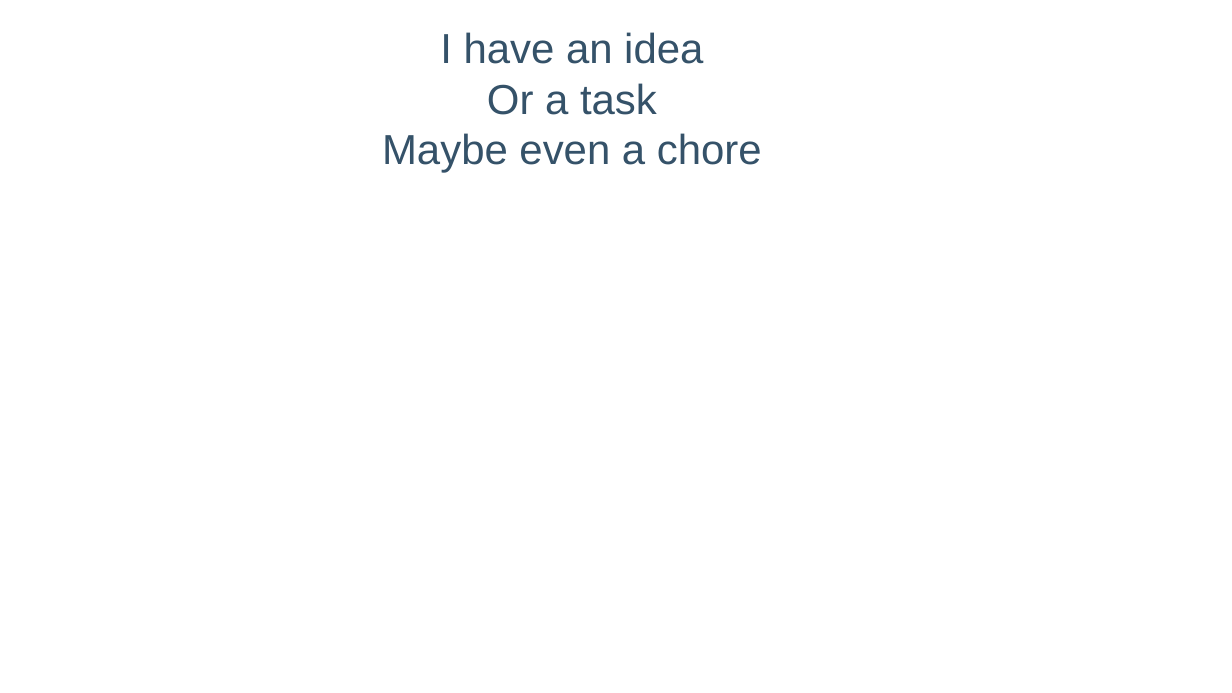
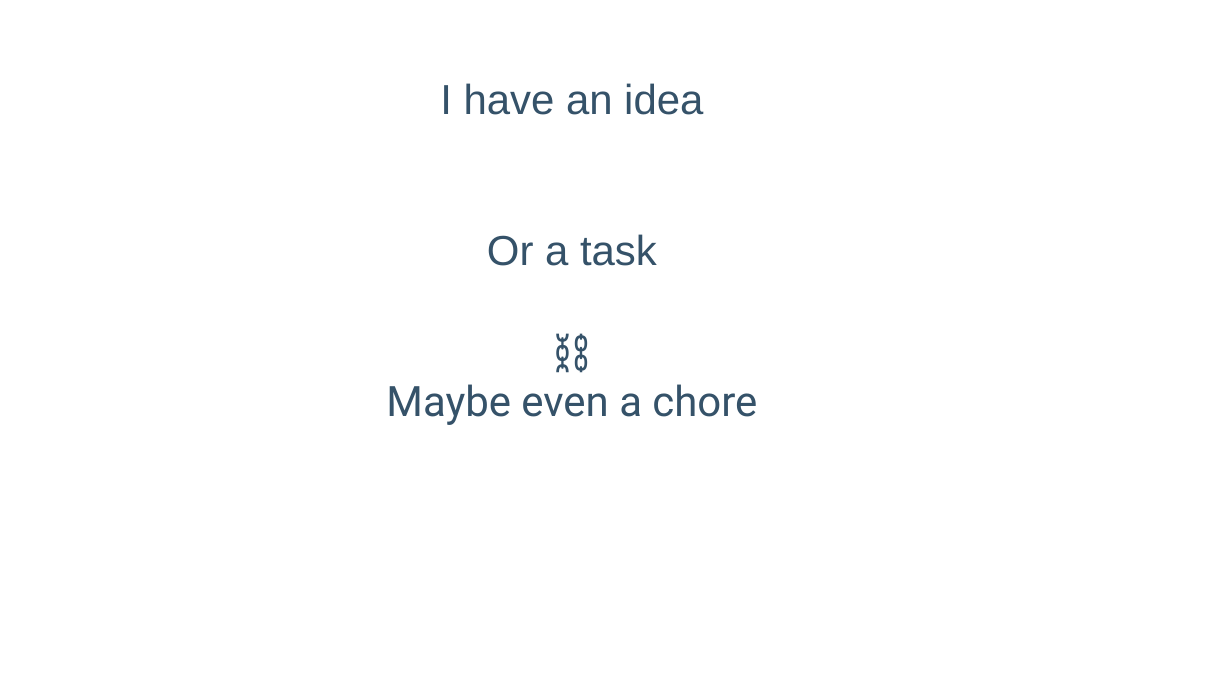
Before and after one commit to lelanthran/frame, a slide deck: slide 5 of docs/FrameIntroduction.odp. Drawn at 1232x693 pixels with LibreOffice and Linux fonts; fonts in the diff are those of the drawing; background and template pictures are left out. Boxes give left, top, right and bottom in pixels: in the first picture for what was removed or moved away, otherwise in the second. Text is boxed around its words. In the diff, an @@ line names an element or a change of style, - is before the commit and + after.

```diff
--- a/docs/FrameIntroduction.odp
+++ b/docs/FrameIntroduction.odp
@@ title at (x1=386, y1=83, x2=757, y2=425): text changed @@
-I have an idea
-Or a task
-Maybe even a chore
+I have an idea
+Or a task
+⛓
+Maybe even a chore
```
Also in this commit, not shown: 8 other slides changed.
